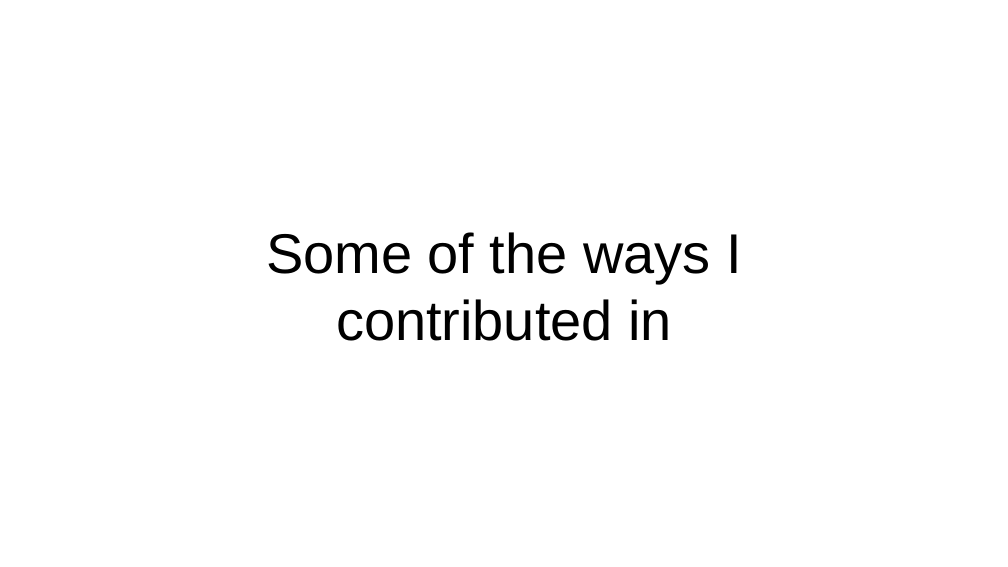
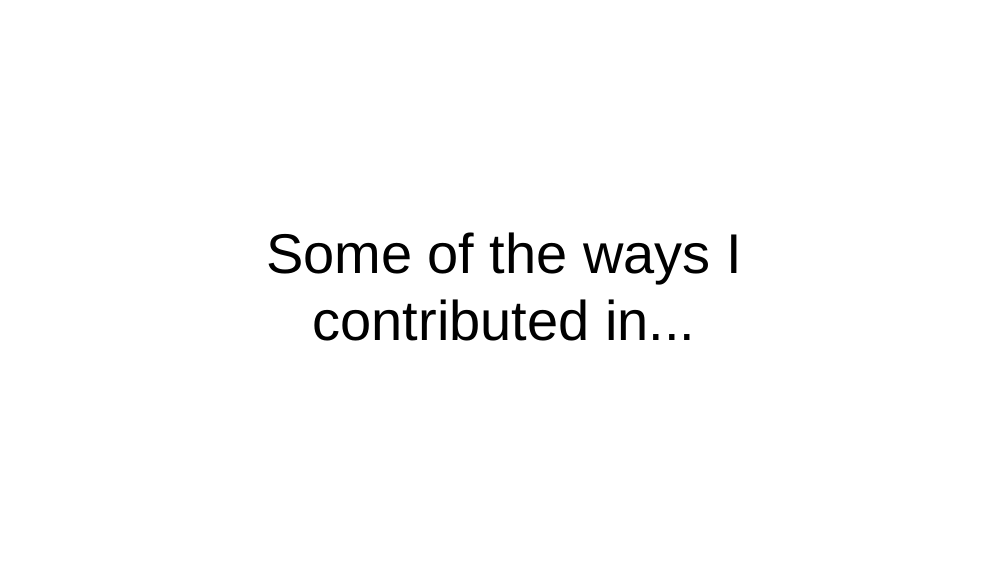
Before and after one commit to karuppiah7890/talks, a slide deck: slide 7 of contributing-to-helm/Contributing to Helm.pptx (slide 6 before the commit). Drawn at 1008x567 pixels with LibreOffice and Linux fonts; fonts in the diff are those of the drawing. Boxes give left, top, right and bottom in pixels: in the first picture for what was removed or moved away, otherwise in the second. Text is boxed around its words. In the diff, an @@ line names an element or a change of style, - is before the commit and + after.

```diff
--- a/contributing-to-helm/Contributing to Helm.pptx
+++ b/contributing-to-helm/Contributing to Helm.pptx
@@ text at box(266, 232, 742, 341): text changed @@
-Some of the ways I contributed in
+Some of the ways I contributed in...
```
Also in this commit, not shown: 8 other slides changed, 16 slides added, 4 slides removed, 2 other files.
